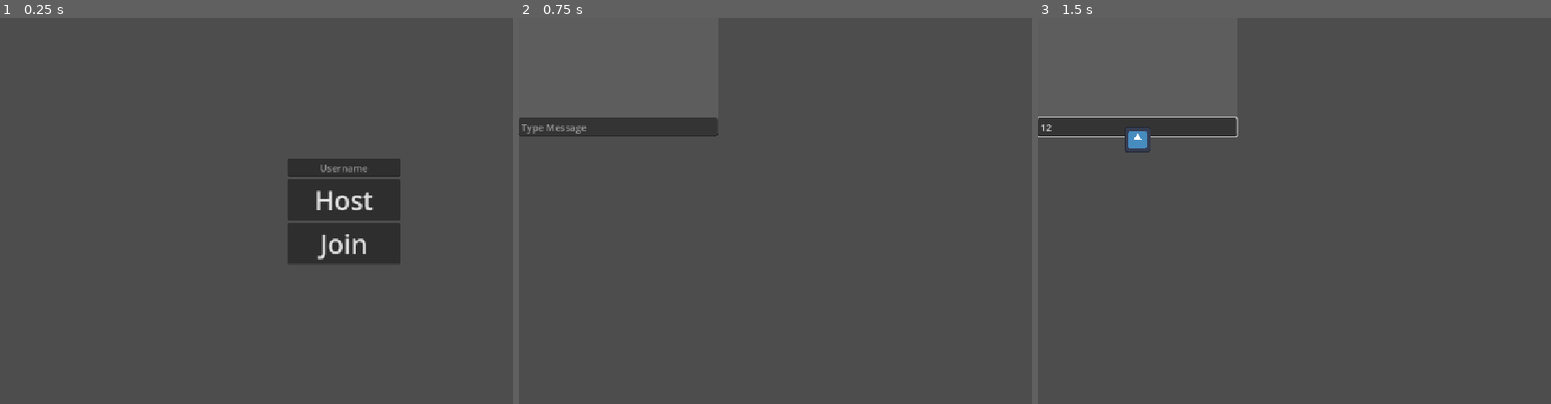
Above: before the commit, frames 1-3 (left to right).
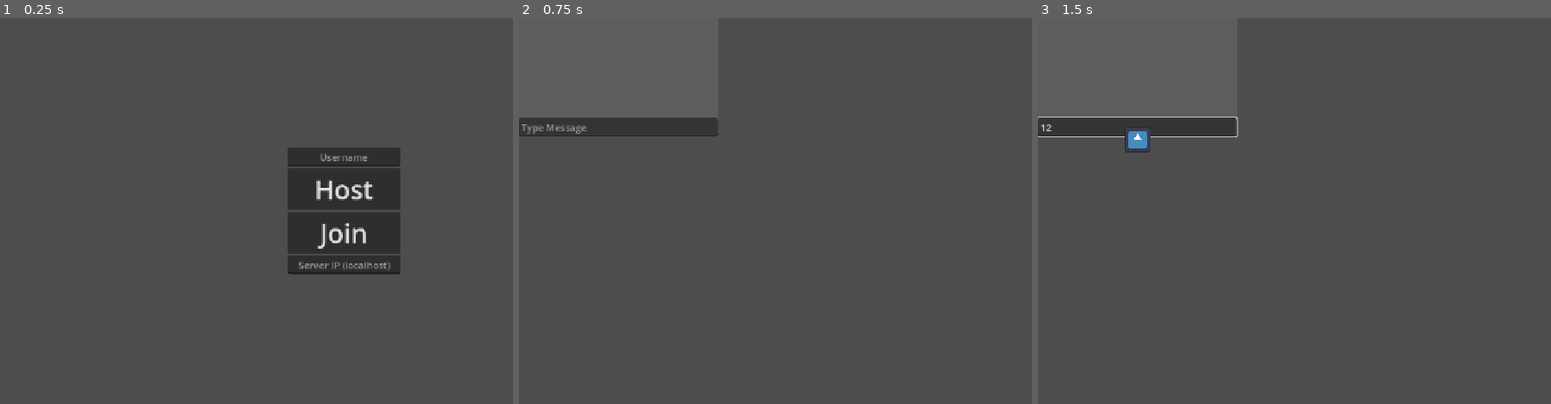
Above: after the commit, the same moments.

Repository: FlameWing-Code/Godot-Networking-Testing
Game: Godot game, scene res://scenes/world.tscn
Two runs of this game, one before a commit and one after it. Both use one fixed random seed, a clock stepped at 60 frames per second and the inputs below. The engine's default icon, where the game draws it, is replaced by a stand-in: a white triangle on a blue panel in a dark square.
Inputs (mouse positions are in pixels of both pictures, inside the frame that each line leads up to):
- Up to frame 1 (0.25 s): no input
- Up to frame 2 (0.75 s): click "Join" at 0.5 s
- Up to frame 3 (1.5 s): click (1135, 126) at 1.27 s; type "12" at 1.35 s

The runs differ from the first frame. In frame 1, 2.5% of the frame differs, in the area x 56-79%, y 33-67%; in frame 2, nothing differs; in frame 3, nothing differs.

Commit message:
Added IP input box

Diff:
--- a/scenes/poopy_buttons.tscn
+++ b/scenes/poopy_buttons.tscn
@@ -26,7 +26,7 @@
 grow_horizontal = 2
 grow_vertical = 2
 
-[node name="LineEdit" type="LineEdit" parent="VBoxContainer" unique_id=172663453]
+[node name="Username" type="LineEdit" parent="VBoxContainer" unique_id=172663453]
 layout_mode = 2
 placeholder_text = "Username"
 alignment = 1
@@ -41,5 +41,10 @@
 theme_override_font_sizes/font_size = 44
 text = "Join"
 
+[node name="IP" type="LineEdit" parent="VBoxContainer" unique_id=1011711061]
+layout_mode = 2
+placeholder_text = "Server IP (localhost)"
+alignment = 1
+
 [connection signal="pressed" from="VBoxContainer/Host" to="." method="_on_host_pressed"]
 [connection signal="pressed" from="VBoxContainer/Join" to="." method="_on_join_pressed"]
--- a/scripts/network_manager.gd
+++ b/scripts/network_manager.gd
@@ -1,7 +1,5 @@
 extends Node
 
-
-const IP_ADDRESS = "localhost"
 const PORT = 1121
 
 var local_username: String = "":
@@ -14,6 +12,7 @@
 			return str(multiplayer.get_unique_id())
 
 var local_username_color = Color.from_hsv(randf(), randf(), randf())
+var ip_address = "localhost"
 
 # Called when the node enters the scene tree for the first time.
 func _ready() -> void:
@@ -21,7 +20,7 @@
 
 func create_client():
 	var peer = ENetMultiplayerPeer.new()
-	peer.create_client(IP_ADDRESS, PORT)
+	peer.create_client(ip_address, PORT)
 	multiplayer.multiplayer_peer = peer
 
 func create_server():
--- a/scripts/poopy_buttons.gd
+++ b/scripts/poopy_buttons.gd
@@ -1,9 +1,10 @@
 extends Control
 
-signal host_pressed(username: String)
+signal host_pressed(username: String, adress: String)
 signal join_pressed(username: String)
 
-@onready var line_edit: LineEdit = $VBoxContainer/LineEdit
+@onready var line_edit: LineEdit = $VBoxContainer/Username
+@onready var ipBox = $VBoxContainer/IP
 
 func _on_host_pressed() -> void:
 	var username = line_edit.text
@@ -12,5 +13,6 @@
 
 func _on_join_pressed() -> void:
 	var username = line_edit.text
-	join_pressed.emit(username)
+	var address = ipBox.text
+	join_pressed.emit(username, address)
 	visible = false
--- a/scripts/world.gd
+++ b/scripts/world.gd
@@ -30,8 +30,11 @@
 
 	create_player(multiplayer.get_unique_id())
 
-func _on_poopy_buttons_join_pressed(username: String) -> void:
+func _on_poopy_buttons_join_pressed(username: String, address: String) -> void:
 	on_either_button_pressed()
+	if not address.is_empty():
+		NetworkManager.ip_address = address
+
 	NetworkManager.local_username = username
 	NetworkManager.create_client()
 
